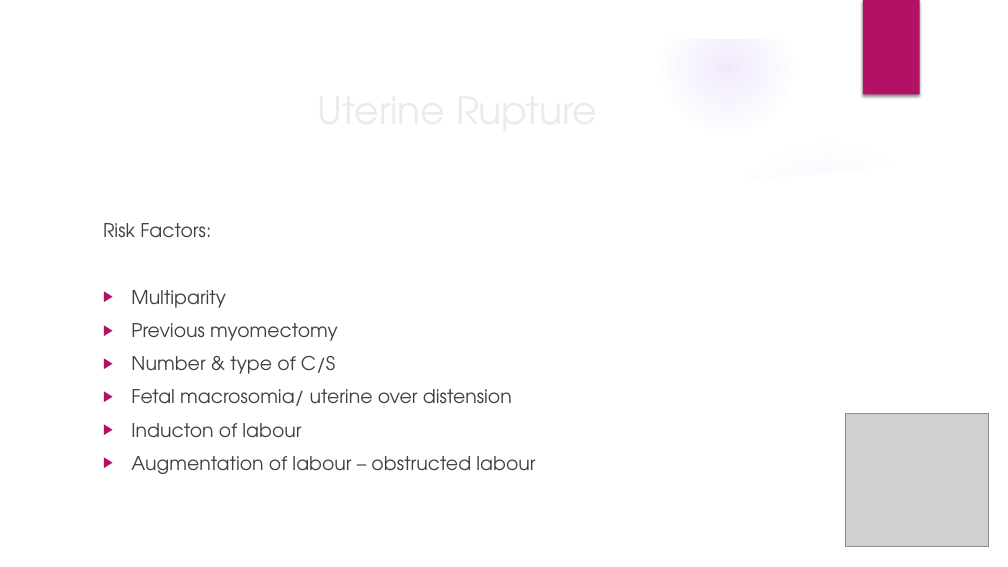
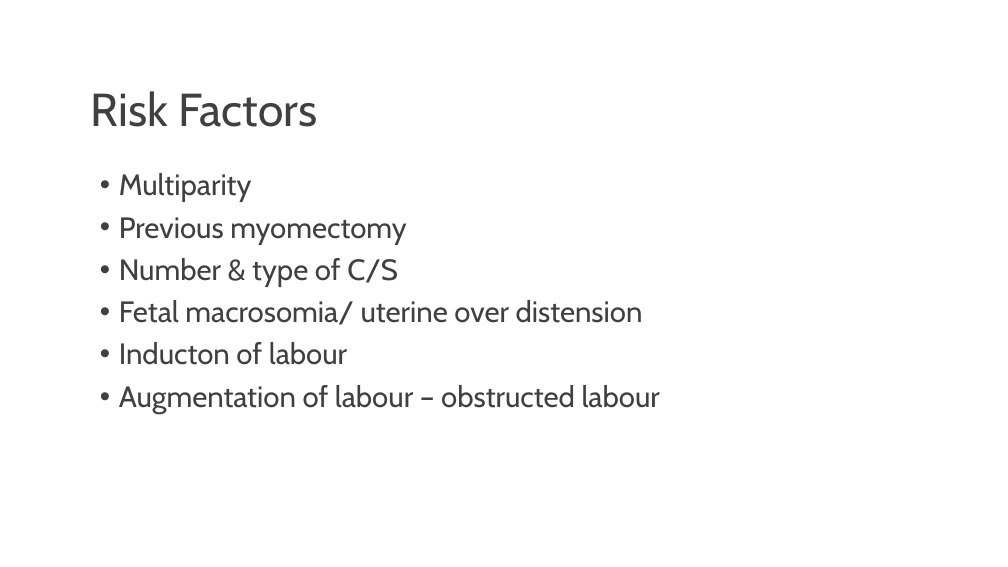
Before and after one commit to matt-thorpe87/mep, a slide deck: slide 6 of docs/assets/presentations/uterine-rupture.pptx. Drawn at 1008x567 pixels with LibreOffice and Linux fonts; fonts in the diff are those of the drawing; grey boxes stand for pictures; background and template pictures are left out. Boxes give left, top, right and bottom in pixels: in the first picture for what was removed or moved away, otherwise in the second. Text is boxed around its words. In the diff, an @@ line names an element or a change of style, - is before the commit and + after.

```diff
--- a/docs/assets/presentations/uterine-rupture.pptx
+++ b/docs/assets/presentations/uterine-rupture.pptx
@@ group removed at box(0, 0, 1008, 567): 3 ellipses, 2 freeform shapes @@
@@ rectangle removed at box(863, 0, 920, 95) @@
@@ title added at box(91, 91, 317, 127), 44 pt, text #404040 @@
+Risk Factors
@@ text "Multiparity": place and size @@
-text "Multiparity" at box(103, 223, 535, 474)
+text "Multiparity" at box(119, 173, 660, 414)
@@ text "Multiparity" at box(119, 173, 660, 414): size 18 to 28 pt, font TeX Gyre Adventor to Cabin; bullet ▶ to •; line spacing 1 to 0.9 @@
@@ text at box(103, 223, 211, 238): paragraph removed @@
-Risk Factors:
@@ title removed at box(310, 389, 373, 403) @@
-Uterine Rupture
@@ picture removed at box(845, 413, 989, 546) @@
```
Also in this commit, not shown: 13 other slides changed, 3 other files.
